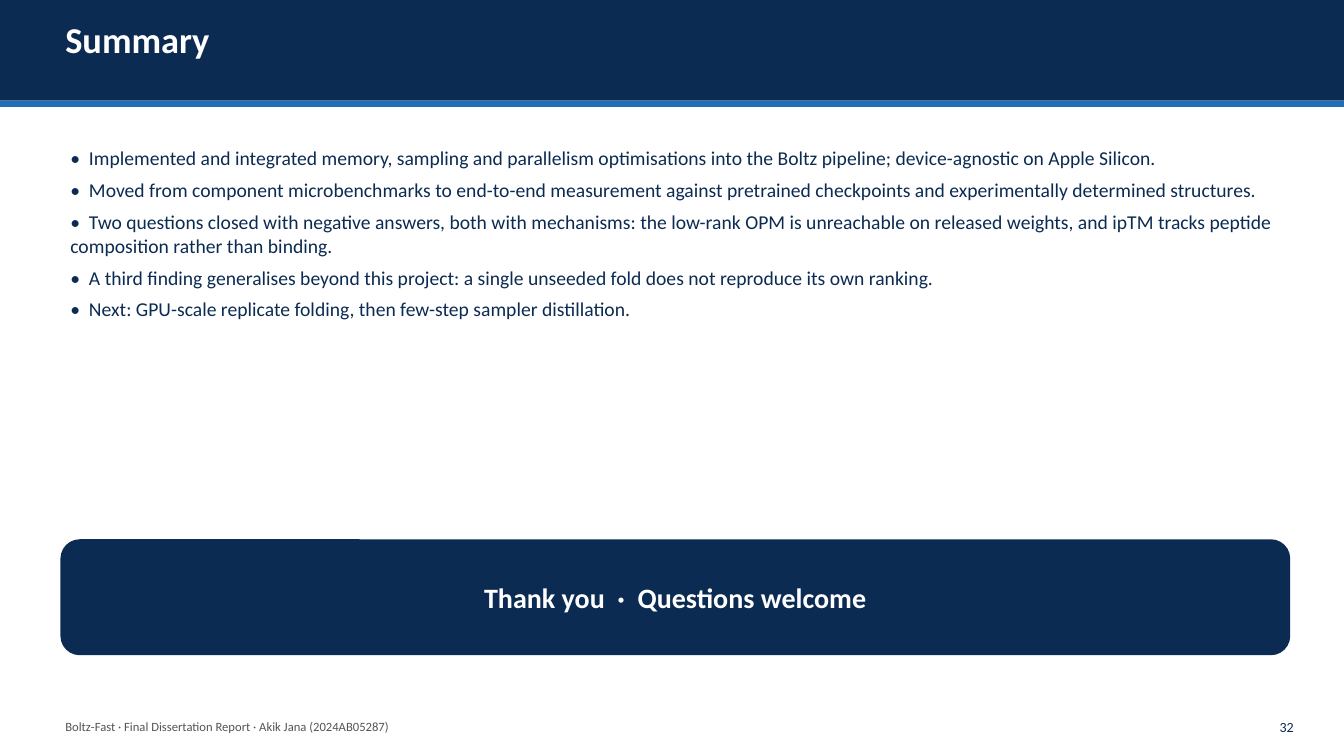
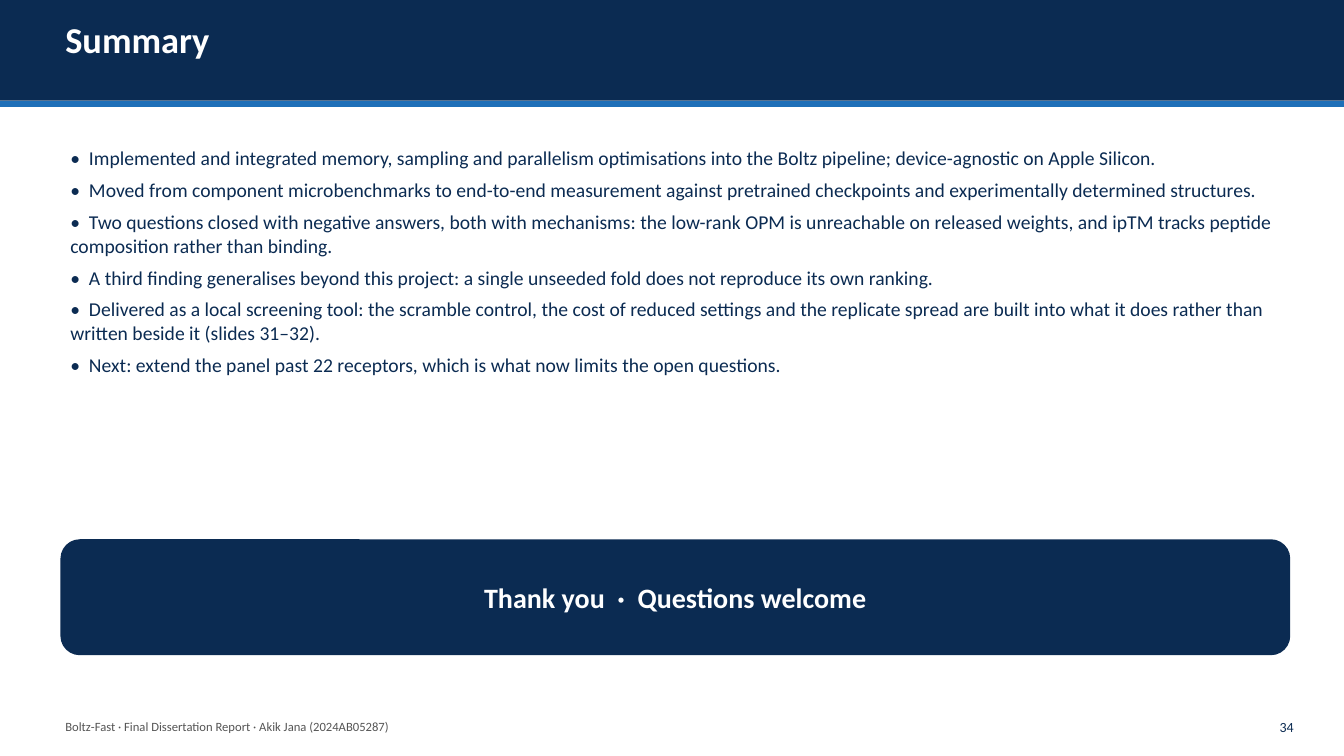
Before and after one commit to AkikJana/biomolecular-design-coreai, a slide deck: slide 34 of final_dissertation_presentation.pptx (slide 32 before the commit). Drawn at 1344x756 pixels with LibreOffice and Linux fonts; fonts in the diff are those of the drawing. Boxes give left, top, right and bottom in pixels: in the first picture for what was removed or moved away, otherwise in the second. Text is boxed around its words. In the diff, an @@ line names an element or a change of style, - is before the commit and + after.

```diff
--- a/final_dissertation_presentation.pptx
+++ b/final_dissertation_presentation.pptx
@@ text at (70,302,1263,375): text changed @@
-• Next: GPU-scale replicate folding, then few-step sampler distillation.
+• Delivered as a local screening tool: the scramble control, the cost of reduced settings and the replicate spread are built into what it does rather than written beside it (slides 31–32).
+• Next: extend the panel past 22 receptors, which is what now limits the open questions.
@@ text at (1280,723,1294,732): text changed @@
-32
+34
```
Also in this commit, not shown: 1 other slide changed, 2 slides added, 1 other file.
